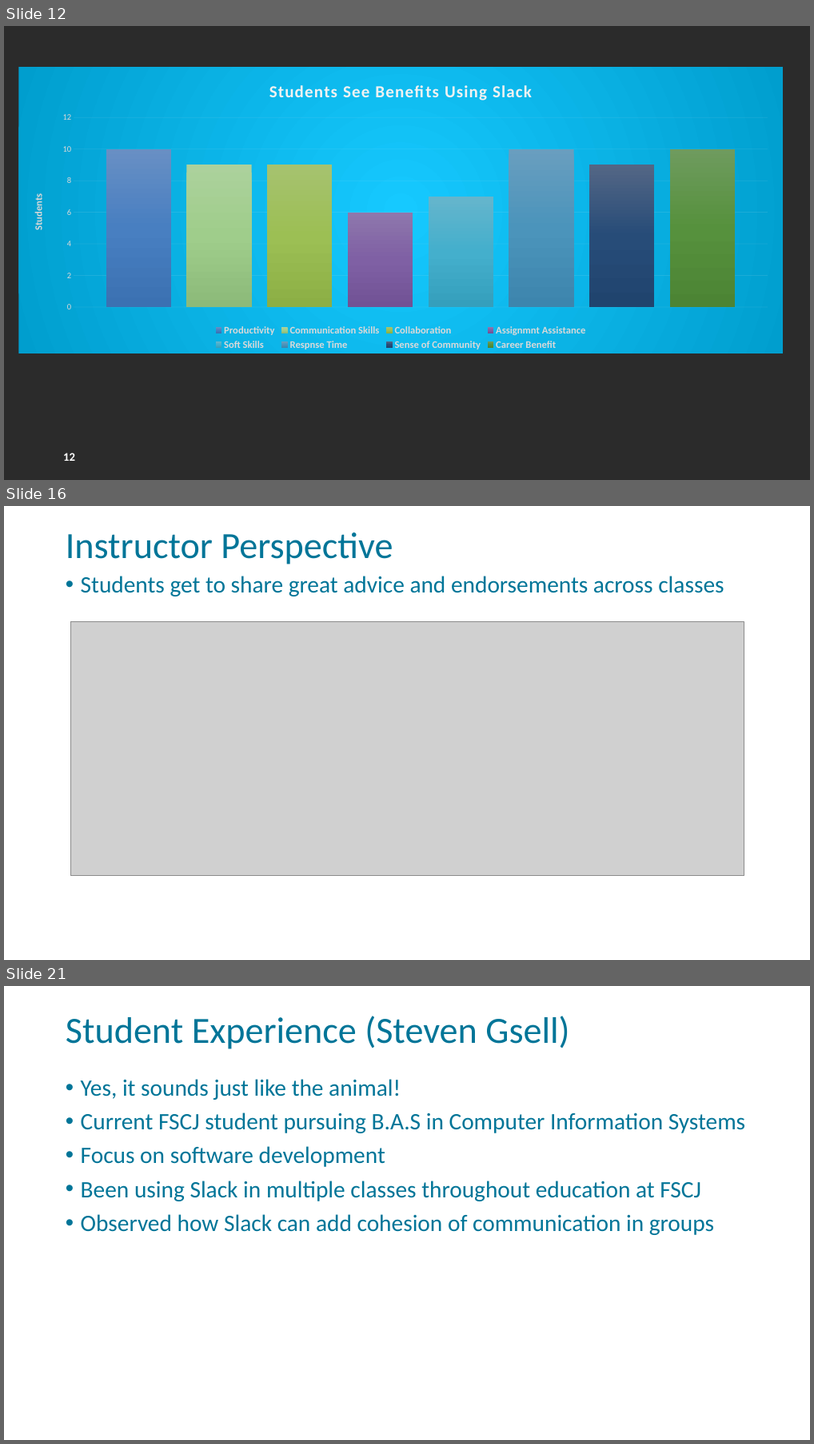
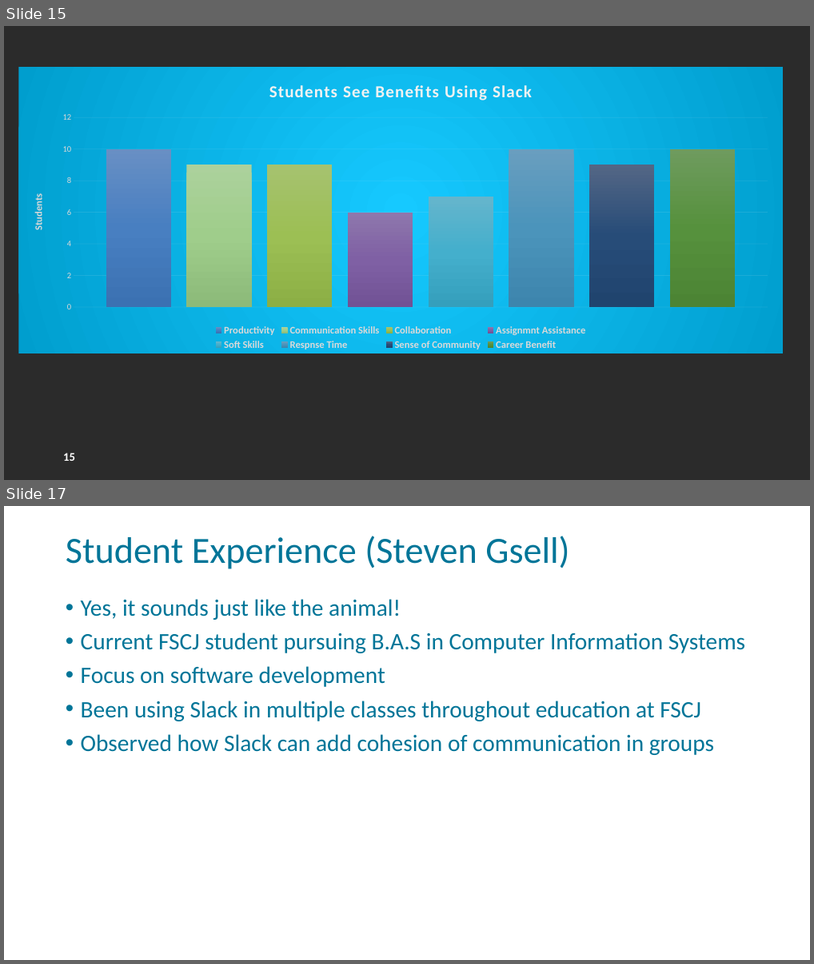
Before and after one commit to FSCJ-FacultyDev/HITEC2024, a slide deck: LeveragingSlackForStudentCollaboration.pptx. Shown one above the other, each under a label of ours: slides 12, 16 and 21 before the commit, slides 15 and 17 after it; the slides between them are not shown. The pictures are 814x1444 and 814x964 pixels, drawn with LibreOffice and Linux fonts; fonts in the diff are those of the drawing; grey boxes stand for pictures; background and template pictures are left out; a plain dark background stands for a picture behind light text. Boxes give left, top, right and bottom in pixels: in the first picture for what was removed or moved away, otherwise in the second. Text is boxed around its words. In the diff, an @@ line names an element or a change of style, - is before the commit and + after.

```diff
--- a/LeveragingSlackForStudentCollaboration.pptx
+++ b/LeveragingSlackForStudentCollaboration.pptx
@@ slide 16 removed at (4, 506, 810, 960), background picture (left out); not listed: 1 template element that a slide beside it also shows @@
@@ title removed at (66, 532, 393, 564) @@
-Instructor Perspective
@@ text removed at (81, 576, 724, 596) @@
-• Students get to share great advice and endorsements across classes
@@ picture removed at (70, 621, 745, 875) @@
@@ what was slide 12 is now slide 15 @@
@@ page number at (63, 452, 75, 460): text changed @@
-12
+15
@@ what was slide 21 is now slide 17 @@
```
Also in this commit, not shown: 6 slides changed, 3 slides added, 6 other slides removed.
